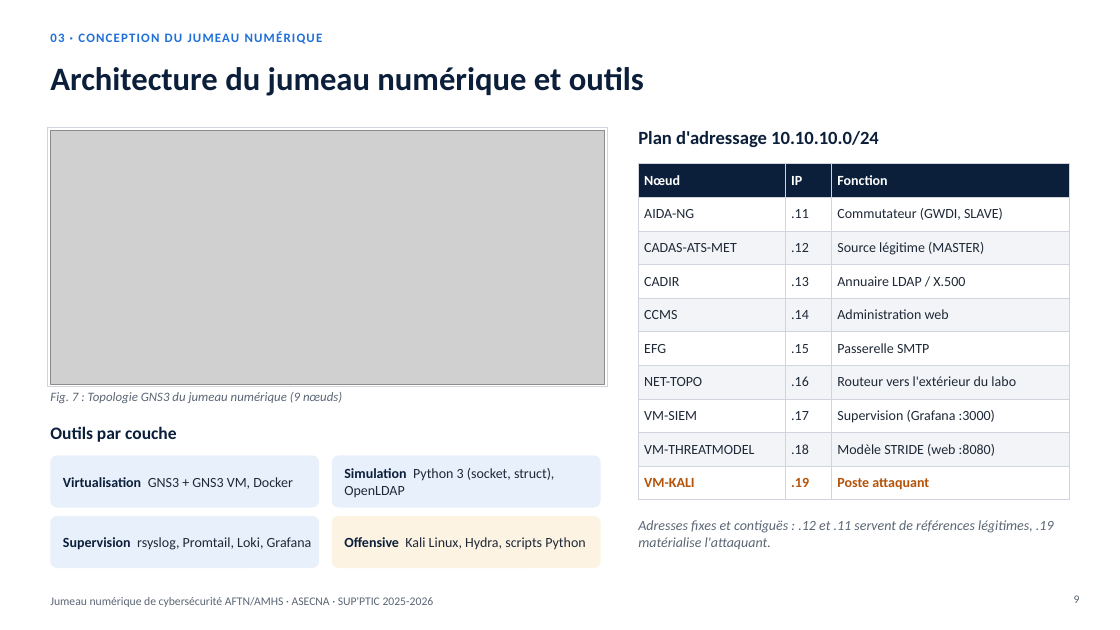
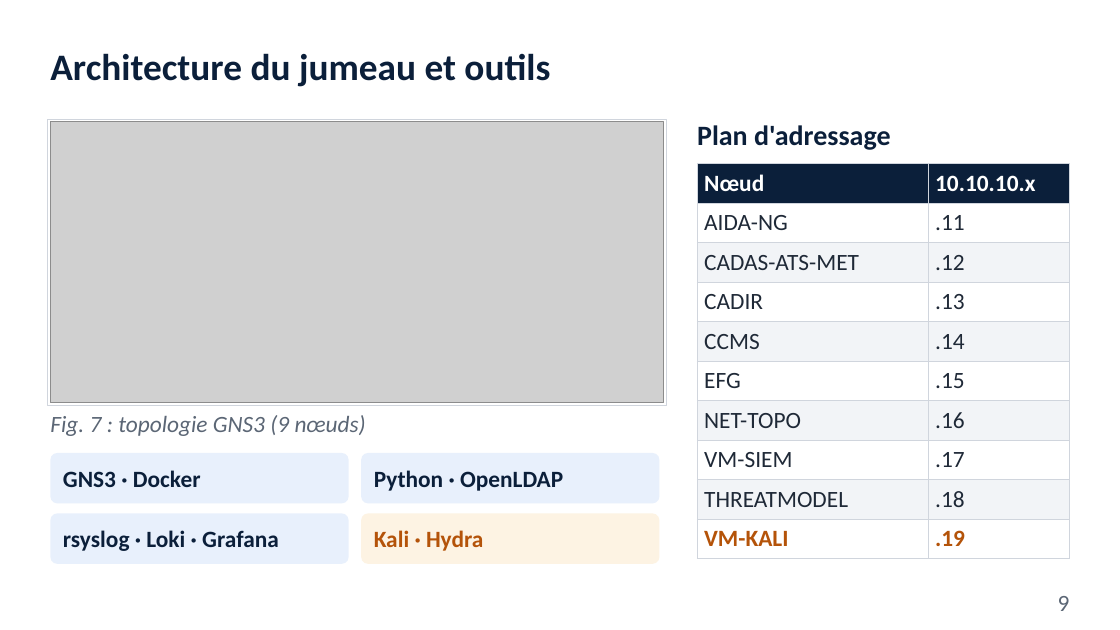
Before and after one commit to dylane1998/dylane1998, a slide deck: slide 9 of livrables/Soutenance_Tankeu_AFTN-AMHS.pptx. Drawn at 1120x630 pixels with LibreOffice and Linux fonts; fonts in the diff are those of the drawing; grey boxes stand for pictures. Boxes give left, top, right and bottom in pixels: in the first picture for what was removed or moved away, otherwise in the second. Text is boxed around its words. In the diff, an @@ line names an element or a change of style, - is before the commit and + after.

```diff
--- a/livrables/Soutenance_Tankeu_AFTN-AMHS.pptx
+++ b/livrables/Soutenance_Tankeu_AFTN-AMHS.pptx
@@ title at bbox=[50, 53, 550, 87]: text changed; size 28 to 32 pt @@
-Architecture du jumeau numérique et outils
+Architecture du jumeau et outils
@@ text removed at bbox=[50, 31, 323, 44] @@
-03 · CONCEPTION DU JUMEAU NUMÉRIQUE
@@ rectangle: place and size @@
-rectangle at bbox=[48, 128, 607, 386]
+rectangle at bbox=[48, 119, 666, 405]
@@ picture: place and size @@
-picture at bbox=[50, 130, 605, 384]
+picture at bbox=[50, 122, 664, 402]
@@ text at bbox=[697, 125, 891, 150]: text changed; size 16 to 24 pt @@
-Plan d'adressage 10.10.10.0/24
+Plan d'adressage
@@ table at bbox=[697, 164, 1070, 550] @@
-column 1: Nœud | AIDA-NG | CADAS-ATS-MET | CADIR | CCMS | EFG | NET-TOPO | VM-SIEM | VM-THREATMODEL | VM-KALI
-column 2: IP | .11 | .12 | .13 | .14 | .15 | .16 | .17 | .18 | .19
-column 3: Fonction | Commutateur (GWDI, SLAVE) | Source légitime (MASTER) | Annuaire LDAP / X.500 | Administration web | Passerelle SMTP | Routeur vers l'extérieur du labo | Supervision (Grafana :3000) | Modèle STRIDE (web :8080) | Poste attaquant
+column 1: Nœud | AIDA-NG | CADAS-ATS-MET | CADIR | CCMS | EFG | NET-TOPO | VM-SIEM | THREATMODEL | VM-KALI
+column 2: 10.10.10.x | .11 | .12 | .13 | .14 | .15 | .16 | .17 | .18 | .19
@@ table: place and size @@
-table at bbox=[639, 164, 1070, 494]
+table at bbox=[697, 164, 1070, 550]
@@ text at bbox=[50, 415, 366, 436]: text changed; size 11 to 20 pt @@
-Fig. 7 : Topologie GNS3 du jumeau numérique (9 nœuds)
+Fig. 7 : topologie GNS3 (9 nœuds)
@@ text removed at bbox=[50, 426, 177, 442] @@
-Outils par couche
@@ rounded rectangle: place and size @@
-rounded rectangle at bbox=[50, 455, 319, 507]
+rounded rectangle at bbox=[50, 453, 349, 503]
@@ text at bbox=[63, 470, 201, 487]: text changed; size 12 to 20 pt; text colour #1F2937 to #0B1F3A; bold on @@
-Virtualisation GNS3 + GNS3 VM, Docker
+GNS3 · Docker
@@ proportions changed in 4 elements at bbox=[50, 513, 349, 564], bbox=[50, 453, 349, 503], bbox=[361, 513, 660, 564], bbox=[361, 453, 660, 503] @@
@@ rounded rectangle: place and size @@
-rounded rectangle at bbox=[332, 455, 601, 507]
+rounded rectangle at bbox=[361, 453, 660, 503]
@@ text at bbox=[374, 470, 563, 491]: text changed; size 12 to 20 pt; text colour #1F2937 to #0B1F3A; bold on @@
-Simulation Python 3 (socket, struct), OpenLDAP
+Python · OpenLDAP
@@ rounded rectangle: place and size @@
-rounded rectangle at bbox=[50, 516, 319, 568]
+rounded rectangle at bbox=[50, 513, 349, 564]
@@ text at bbox=[63, 530, 279, 551]: text changed; size 12 to 20 pt; text colour #1F2937 to #0B1F3A; bold on @@
-Supervision rsyslog, Promtail, Loki, Grafana
+rsyslog · Loki · Grafana
@@ rounded rectangle: place and size @@
-rounded rectangle at bbox=[332, 516, 601, 568]
+rounded rectangle at bbox=[361, 513, 660, 564]
@@ text at bbox=[374, 530, 483, 551]: text changed; size 12 to 20 pt; text colour #1F2937 to #B45309; bold on @@
-Offensive Kali Linux, Hydra, scripts Python
+Kali · Hydra
@@ text removed at bbox=[638, 520, 1054, 549] @@
-Adresses fixes et contiguës : .12 et .11 servent de références légitimes, .19 matérialise l'attaquant.
@@ text removed at bbox=[50, 597, 434, 607] @@
-Jumeau numérique de cybersécurité AFTN/AMHS · ASECNA · SUP'PTIC 2025-2026
@@ page number: place and size @@
-page number at bbox=[1074, 595, 1080, 603]
+page number at bbox=[1058, 596, 1070, 611]
@@ page number at bbox=[1058, 596, 1070, 611]: size 10 to 20 pt @@
```
Also in this commit, not shown: 19 other slides changed.
